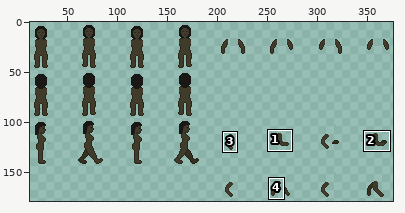
Edited in one commit: sprite sheet (dist/media/textures/kadijah.png). Above, an overview of the earlier version with the close-up marked.
Close-up. As it was:
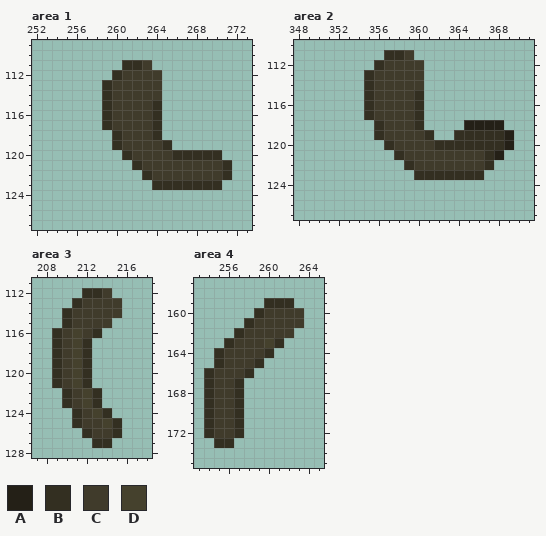
The file is 384x384 pixels. Pixels under 10% opacity are left out. Colours within 5 levels of each other are drawn and written as one. Shown: area 1: x 252..273, y 109..127; area 2: x 348..371, y 110..127; area 3: x 207..218, y 111..128; area 4: x 253..265, y 157..175. The wide view leaves out empty margins. The commit also changed other parts of the picture, which this record leaves out.
Palette (. is transparent): A #242017  B #332f21  C #403b2b  D #45412d
Pixels before, area 1, first column x 259:
111 ..BBC........
112 .BCCCC.......
113 BCCCCC.......
114 BCCCCC.......
115 BCCCCB.......
116 BCCCCB.......
117 BCCCCB.......
118 .BCCCB.......
119 .BCCCCB......
120 ..BCCCCBBBBB.
121 ...BCCCCCCCCB
122 ....BCCCCCCCB
123 .....BBBBBBB.
Pixels before, area 2, first column x 355:
111 ..BBC..........
112 .BCCCC.........
113 BCCCCC.........
114 BCCCCC.........
115 BCCCCB.........
116 BCCCCB.........
117 BCCCCB.........
118 .BCCCB....AAAA.
119 .BCCCCB..BBBBBA
120 ..BCCCCBBBBBBBA
121 ...BCCCCCCCCBA.
122 ....BCCCCCCCB..
123 .....BBBBBBB...
Pixels before, area 3, first column x 209:
112 ...BBC.
113 ..BCCCC
114 .BCCCCC
115 .BCCCC.
116 BCDCB..
117 BCDB...
118 BCDB...
119 BCDB...
120 BCDB...
121 BCDB...
122 .BCDB..
123 .BCDB..
124 ..BCDB.
125 ..BCCDB
126 ...BCCB
127 ....BB.
Pixels before, area 4, first column x 254:
159 ......BBB.
160 .....BCCCC
161 ....BCCCCC
162 ...BCCCCC.
163 ..BCCCDB..
164 .BCCCCB...
165 .BCCCB....
166 BCCCB.....
167 BCCB......
168 BCCB......
169 BCCB......
170 BCCB......
171 BCCB......
172 BCCB......
173 .BB.......
After:
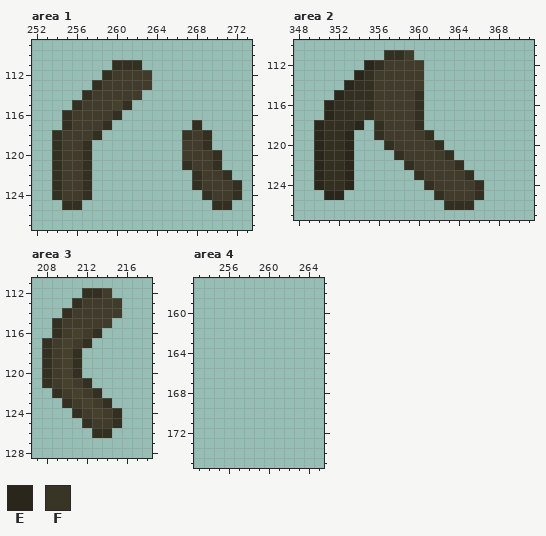
Colours new in this view: E #2a261b  F #383525
Changes in this commit:
Area 1:
y 111: x 260 . -> B; x 263 C -> .
y 112: x 259..260 .B -> BC; x 264 C -> .
y 113: x 258..259 .B -> BC; x 264 C -> .
y 114: x 257..259 ..B -> BCC; x 263..264 CC -> ..
y 115: x 256..264 ...BCCCCB -> BCCCDB...
y 116: x 255..264 ....BCCCCB -> BCCCCB....
y 117: x 255..258 .... -> BCCC; x 260..264 CCCCB -> .....; x 268 . -> B
y 118: x 254..258 ..... -> BCCCB; x 260..264 BCCCB -> .....; x 267..269 ... -> FCB
y 119: x 254..257 .... -> BCCB; x 260..265 BCCCCB -> ......; x 267..269 ... -> CCB
y 120: x 254..257 .... -> BCCB; x 261..269 BCCCCBBBB -> ......CCC
y 121: x 254..257 .... -> BCCB; x 262..267 BCCCCC -> .....B; x 270..271 CB -> B.
y 122: x 254..257 .... -> BCCB; x 263..268 BCCCCC -> .....B
y 123: x 254..257 .... -> BCCB; x 264..267 BBBB -> ....; x 269..272 BB.. -> CCCB
y 124: x 254..257 .... -> BCCB; x 269..272 .... -> BCCB
y 125: x 255..256 .. -> BB; x 270..271 .. -> BB
Area 2:
y 112: x 355 . -> E
y 113: x 354 . -> E
y 114: x 353..354 .. -> EB
y 115: x 352..354 ... -> EBB
y 116..117: x 351..354 .... -> EBBF
y 118: x 350..354 ..... -> EBBBE; x 365..368 AAAA -> ....
y 119: x 350..353 .... -> EBBE; x 364..369 BBBBBA -> ......
y 120: x 350..353 .... -> EBBE; x 363..369 BBBBBBA -> .......
y 121: x 350..353 .... -> EBBE; x 363..368 CCCCBA -> B.....
y 122: x 350..353 .... -> EBBE; x 364..367 CCCB -> B...
y 123: x 350..353 .... -> EBBE; x 361..364 BBBB -> CCCC; x 366 B -> .
y 124: x 350..353 .... -> EBBE; x 361..366 ...... -> BCCCCB
y 125: x 351..352 .. -> EE; x 362..366 ..... -> BCCCB
y 126: x 363..365 ... -> BBB
Area 3:
y 115: x 209..210 .B -> BC
y 117: x 208..211 .BCD -> BCDC
y 118..120: x 208..212 .BCDB -> BCDB.
y 121: x 208..211 .BCD -> BCDC
y 122: x 209..212 .BCD -> BCDC
y 123: x 213..214 B. -> CB
y 124: x 214..215 B. -> CB
y 125: x 211..212 BC -> .B; x 214 D -> C
y 126: x 212..215 BCCB -> .BB.
y 127: x 213..214 BB -> ..
Area 4:
y 159: x 260..262 BBB -> ...
y 160: x 259..263 BCCCC -> .....
y 161: x 258..263 BCCCCC -> ......
y 162: x 257..262 BCCCCC -> ......
y 163: x 256..261 BCCCDB -> ......
y 164: x 255..260 BCCCCB -> ......
y 165: x 255..259 BCCCB -> .....
y 166: x 254..258 BCCCB -> .....
y 167..172: x 254..257 BCCB -> ....
y 173: x 255..256 BB -> ..
Changed places in both close-ups, as pixel boxes (x1, y1, x2, y2):
changed: (52, 60, 242, 210)
added: (314, 60, 374, 200)
changed: (424, 120, 514, 210)
changed: (42, 318, 122, 448)
erased: (204, 298, 304, 448)
